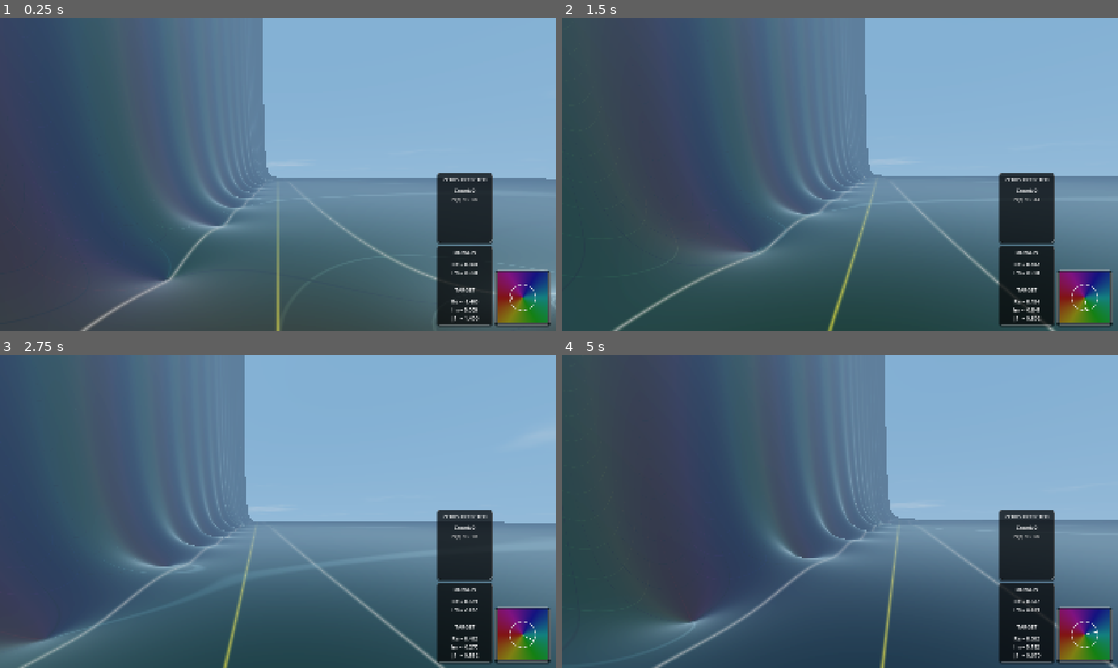
Above: before the commit, frames 1-4 (two rows, left to right).
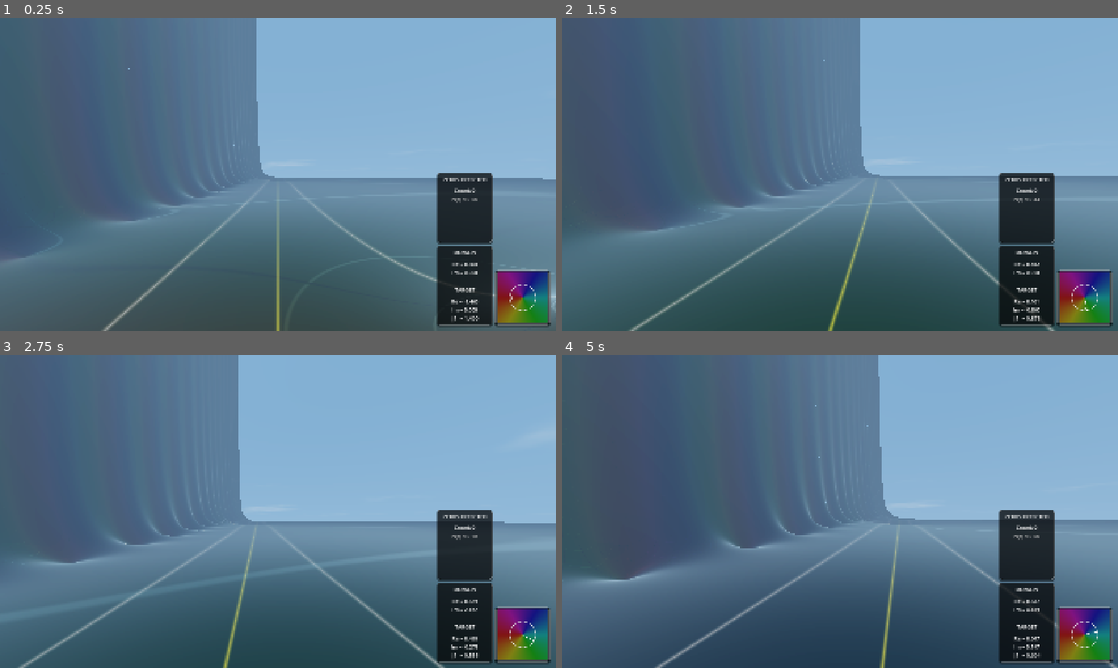
Above: after the commit, the same moments.

Repository: allanino/complex-functions-explorer
Game: Godot game, scene res://core/main.tscn
Same seed, same stepped clock (60 frames per second), same inputs: the game is played once before the commit and once after it.
Inputs (mouse positions are in pixels of both pictures, inside the frame that each line leads up to):
- Up to frame 1 (0.25 s): no input
- Up to frame 2 (1.5 s): tap Enter at 0.5 s; move the mouse to (867, 174) at 0.52 s; hold W (move_forward) from 0.53 s (still down); tap G at 0.6 s; click (867, 174) at 0.67 s; tap Space at 0.77 s; move the mouse to (812, 174) at 1.27 s; tap N at 1.35 s
- Up to frame 3 (2.75 s): keep holding W (move_forward); tap Space at 1.52 s; move the mouse to (289, 505) at 2.02 s; tap C at 2.1 s
- Up to frame 4 (5 s): keep holding W (move_forward); move the mouse to (834, 517) at 2.77 s; tap Z at 2.85 s; click (834, 517) at 2.92 s; tap Space at 3.02, 3.77, 4.52 s; move the mouse to (878, 514) at 3.52 s; tap R at 3.6 s; move the mouse to (795, 508) at 4.27 s; tap Shift at 4.35 s

The runs differ from the first frame. In frame 1, 19% of the frame differs, in the area x 0-100%, y 0-100%; in frame 2, 23%, in the area x 0-95%, y 0-100%; in frame 3, 9.5%; in frame 4, 17%.

Commit message:
Revert "refactor: remove residual term calculations from Dirichlet eta implementations and adjust amplitude clamping thresholds. It broke eta for high iterations."
This reverts commit c92c0ea28c19e45e897d60ed4afaa8e50777e8a9.

Diff:
--- a/math/complex_field.gd
+++ b/math/complex_field.gd
@@ -98,6 +98,7 @@
 static func dirichlet_eta(x: float, y: float, iterations: int) -> Vector2:
 	if iterations <= 0: return Vector2.ZERO
 	var eta = Vector2.ZERO
+	var actual_iters = 0
 	for n in range(1, iterations + 1, 2):
 		var nf = float(n)
 		var amp = pow(nf, -x)
@@ -110,7 +111,16 @@
 		var theta2 = -y * log(nf2)
 		eta -= amp2 * Vector2(cos(theta2), sin(theta2))
 
+		actual_iters = n + 1
+
 		if (amp < 1e-4 || amp2 < 1e-4 || amp > 1e4 || amp2 > 1e4): break
+
+	if actual_iters > 0:
+		var next_n = float(actual_iters + 1)
+		var rem_amp = 0.5 * pow(next_n, -x)
+		var rem_theta = -y * log(next_n)
+		var rem_sign = 1.0
+		eta += rem_sign * rem_amp * Vector2(cos(rem_theta), sin(rem_theta))
 
 	return eta
 
@@ -220,6 +230,17 @@
 
 		if (amp < 1e-4 || amp2 < 1e-4 || amp > 1e4 || amp2 > 1e4): break
 
+	if actual_iters > 0:
+		var next_n = float(actual_iters + 1)
+		var rem_amp = 0.5 * pow(next_n, -x)
+		var rem_log_n = log(next_n)
+		var rem_theta = -y * rem_log_n
+		var rem_sign = 1.0
+		var rem_term = rem_sign * rem_amp * Vector2(cos(rem_theta), sin(rem_theta))
+
+		eta += rem_term
+		deta_dx -= rem_log_n * rem_term
+
 	return [eta, deta_dx]
 
 static func zeta_with_derivatives(x: float, y: float) -> Array:
@@ -273,7 +294,7 @@
 		value = Vector2(LOG_PI, 0.0) - log_sin_pi_z - lg1z[0]
 
 		var cot_pi_z = complex_cot(pi_z.x, pi_z.y)
-		dx = - PI * cot_pi_z + lg1z[1]
+		dx = -PI * cot_pi_z + lg1z[1]
 	else:
 		var res = lanczos_log_gamma_with_derivatives(Vector2(x, y))
 		value = res[0]
Not shown, changed: math/complex_field.gdshaderinc
